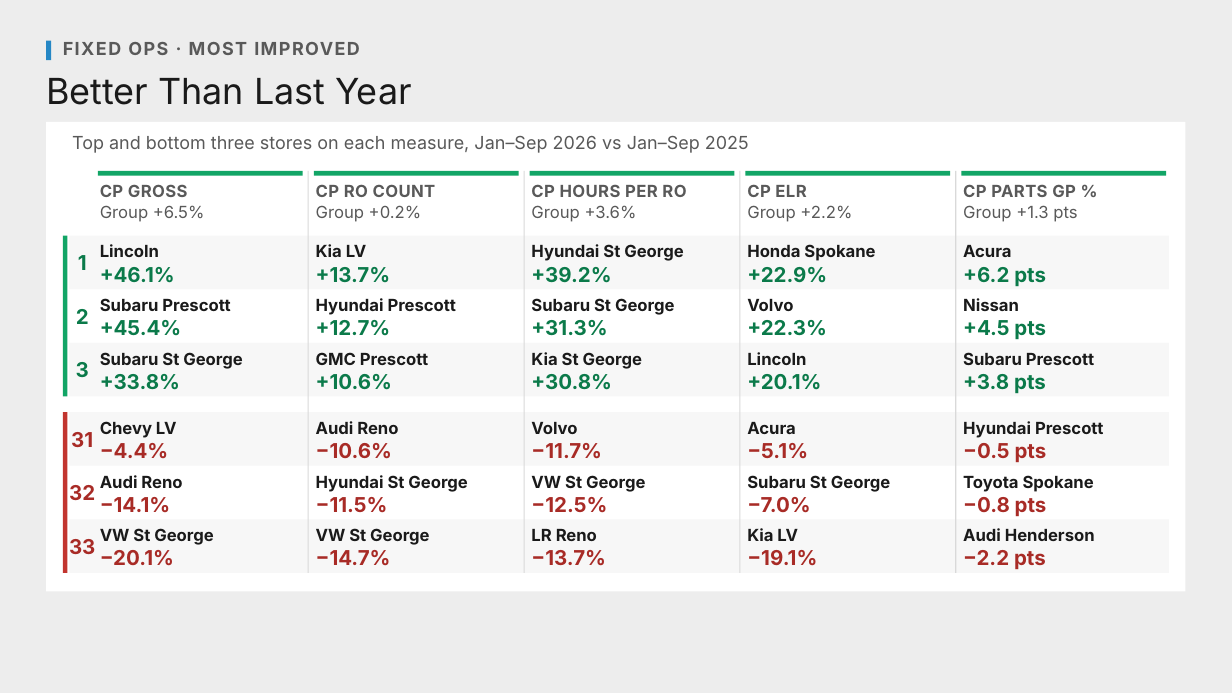
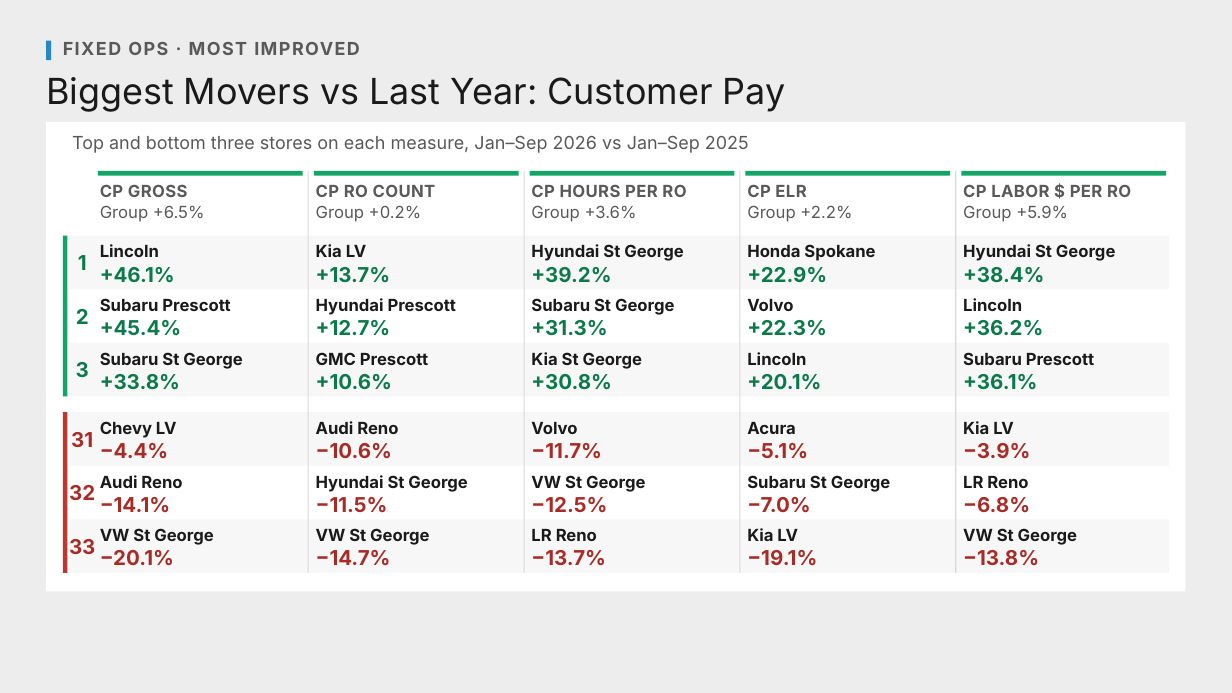
Before and after one commit to Ndresner/Noah, a slide deck: slide 1 of day2-deck/decks/Most Improved v2 - Review.pptx. Drawn at 1232x693 pixels with LibreOffice and Linux fonts; fonts in the diff are those of the drawing. Boxes give left, top, right and bottom in pixels: in the first picture for what was removed or moved away, otherwise in the second. Text is boxed around its words. In the diff, an @@ line names an element or a change of style, - is before the commit and + after.

```diff
--- a/day2-deck/decks/Most Improved v2 - Review.pptx
+++ b/day2-deck/decks/Most Improved v2 - Review.pptx
@@ text at (x1=46, y1=77, x2=786, y2=112): text changed @@
-Better Than Last Year
+Biggest Movers vs Last Year: Customer Pay
@@ text at (x1=963, y1=184, x2=1131, y2=197): text changed @@
-CP PARTS GP %
+CP LABOR $ PER RO
@@ text at (x1=963, y1=205, x2=1068, y2=222): text changed @@
-Group +1.3 pts
+Group +5.9%
@@ text at (x1=963, y1=244, x2=1115, y2=261): text changed @@
-Acura
+Hyundai St George
@@ text at (x1=963, y1=267, x2=1044, y2=283): text changed @@
-+6.2 pts
++38.4%
@@ text at (x1=963, y1=298, x2=1022, y2=311): text changed @@
-Nissan
+Lincoln
@@ text at (x1=963, y1=320, x2=1043, y2=336): text changed @@
-+4.5 pts
++36.2%
@@ text at (x1=963, y1=374, x2=1037, y2=390): text changed @@
-+3.8 pts
++36.1%
@@ text at (x1=963, y1=421, x2=1014, y2=434): text changed @@
-Hyundai Prescott
+Kia LV
@@ text at (x1=963, y1=443, x2=1030, y2=459): text changed @@
-−0.5 pts
+−3.9%
@@ text at (x1=963, y1=476, x2=1028, y2=488): text changed @@
-Toyota Spokane
+LR Reno
@@ text at (x1=963, y1=497, x2=1030, y2=512): text changed @@
-−0.8 pts
+−6.8%
@@ text at (x1=963, y1=528, x2=1077, y2=545): text changed @@
-Audi Henderson
+VW St George
@@ text at (x1=963, y1=550, x2=1039, y2=565): text changed @@
-−2.2 pts
+−13.8%
```
Also in this commit, not shown: 8 other slides changed, 1 slide added, 8 other files.
